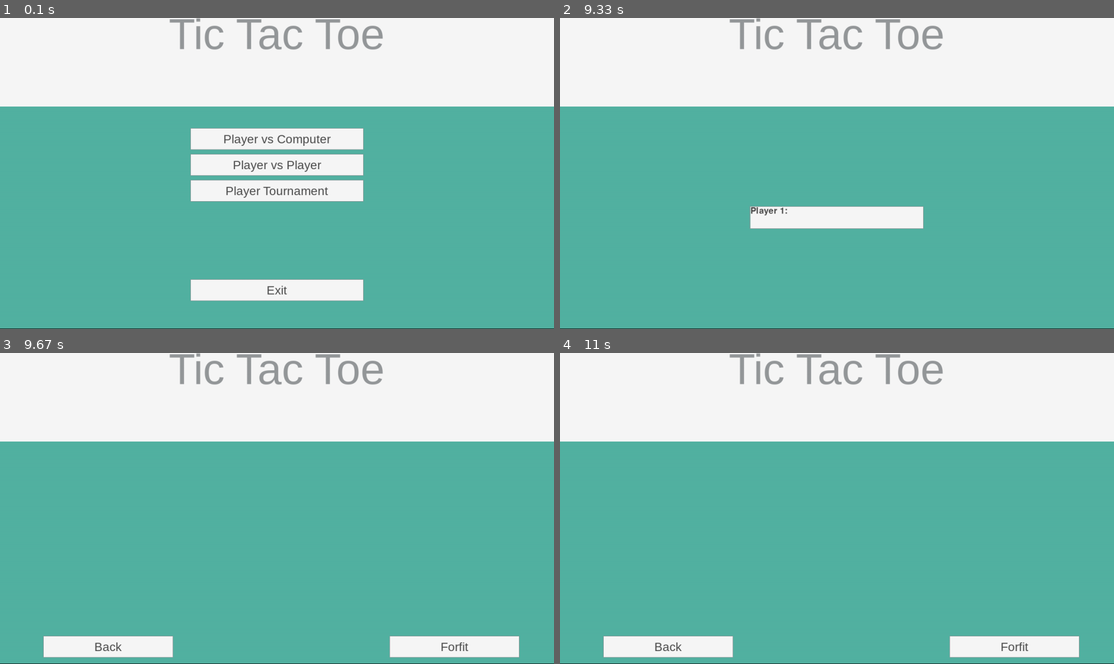
Above: before the commit, frames 1-4 (two rows, left to right).
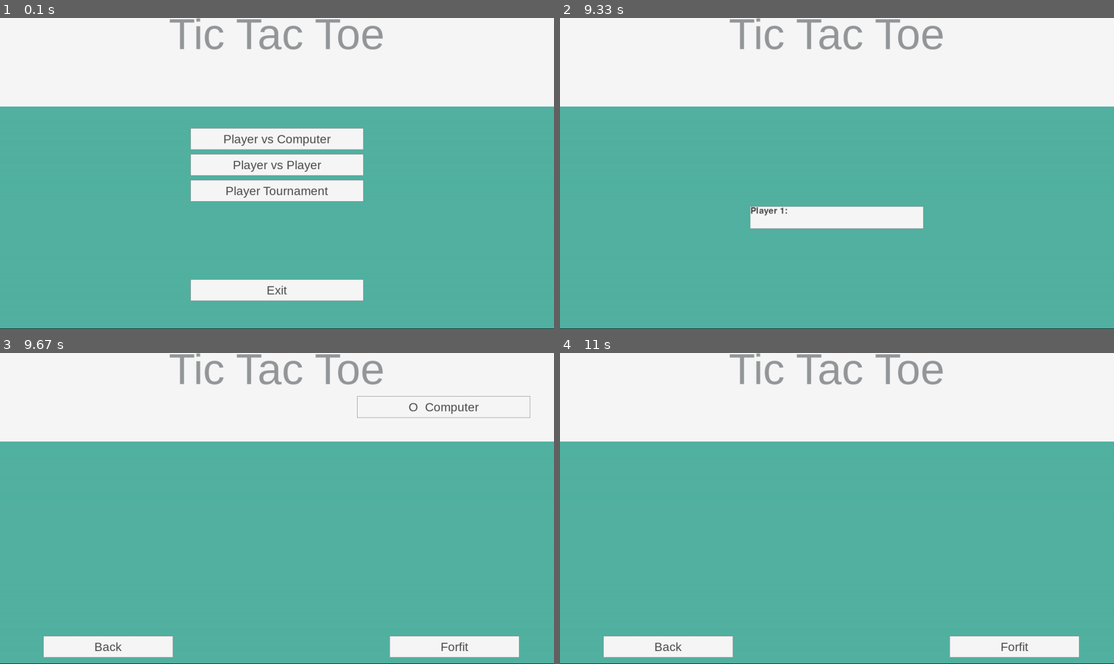
Above: after the commit, the same moments.

Repository: CristofferJakobsson/sepm-team-a
Game: pygame game, started from src/user_interface/user_interface.py
The game is run twice, just before and just after one commit, with the same random seed, the same clock (stepped at 60 frames per second) and the same inputs.
Inputs (mouse positions are in pixels of both pictures, inside the frame that each line leads up to):
- Up to frame 1 (0.1 s): no input
- Up to frame 2 (9.33 s): click (814, 185) at 0.38 s; tap Enter at 0.67, 2.4, 3.07, 3.77, 4.62, 5.57, 6.58, 7.65 s; tap - at 1 s; click (997, 161) at 8.75 s; click (837, 139) at 9.08 s
- Up to frame 3 (9.67 s): move the mouse to (155, 483) at 9.4 s; tap Enter at 9.43 s
- Up to frame 4 (11 s): click (665, 645) at 9.82 s; click (781, 496) at 10.15 s; move the mouse to (870, 595) at 10.47 s; tap Enter at 10.5, 10.8 s

Frames 1-2 are identical in both runs. In frame 3, 0.3% of the frame differs, in the area x 64-96%, y 13-21%; in frame 4, nothing differs.

Commit message:
user interface done, dideli done...

Diff:
--- a/src/user_interface/user_interface.py
+++ b/src/user_interface/user_interface.py
@@ -62,8 +62,7 @@
 		)
 		self.askfornames  = Playernames(self.mainArea)
 
-		title = centeredtext("Tic Tac Toe", 0,0, 1280, 75, pygame, 100, self.color_lighttext)
-		title.draw(self.secondaryArea, self.color_menu)
+		self.renderTop("","", 1)
 
 		self.border   = pygame.draw.line(
 			self.screen,
@@ -75,6 +74,51 @@
 		)
 		self.displayMainMenu()
 
+	def renderTop(self,player1, player2, playing):
+		buttonHalfWidth = 200
+		buttonHeight = 50
+
+		self.secondaryArea.fill(self.color_menu)
+
+		title = centeredtext("Tic Tac Toe", 0,0, 1280, 75, pygame, 100, self.color_lighttext)
+		title.draw(self.secondaryArea, self.color_menu)
+
+		if len(player1) != 0:
+			(Button(pygame, self.secondaryArea).create(
+				self.color_menu,
+				self.color_darktext,
+				self.color_border,
+				100,
+				100,
+				buttonHalfWidth*2,
+				buttonHeight,
+				"X  " + player1,
+				self.displaySingelPlayer
+			))
+			if playing == 1:
+				box = pygame.Rect(100,150,400,5)
+				self.secondaryArea.fill(self.color_background, box)
+
+
+
+
+		if len(player2) != 0:
+			(Button(pygame, self.secondaryArea).create(
+				self.color_menu,
+				self.color_darktext,
+				self.color_border,
+				825,
+				100,
+				buttonHalfWidth*2,
+				buttonHeight,
+				"O  " + player2,
+				self.displayTwoPlayer
+			))
+			if playing == 2:
+				box = pygame.Rect(825,150,400,5)
+				self.secondaryArea.fill(self.color_background, box)
+
+
 	def checkButtonClick(self, pos):
 		"""
 		Check if the clicked screen-coordinates collide with existing buttons.
@@ -108,6 +152,7 @@
 		buttonHalfWidth = 200
 		buttonHeight = 50
 
+		self.renderTop("","",1)
 		self.visiblebuttons = (
 			(Button(pygame, self.mainArea).create(
 				self.color_menu,
@@ -166,6 +211,8 @@
 		self.mainArea.fill(self.color_background)
 		buttonHalfWidth = 150
 		buttonHeight = 50
+
+		self.renderTop(player1, player2, 1)
 
 		self.visiblebuttons = (
 			(Button(pygame, self.mainArea).create(
